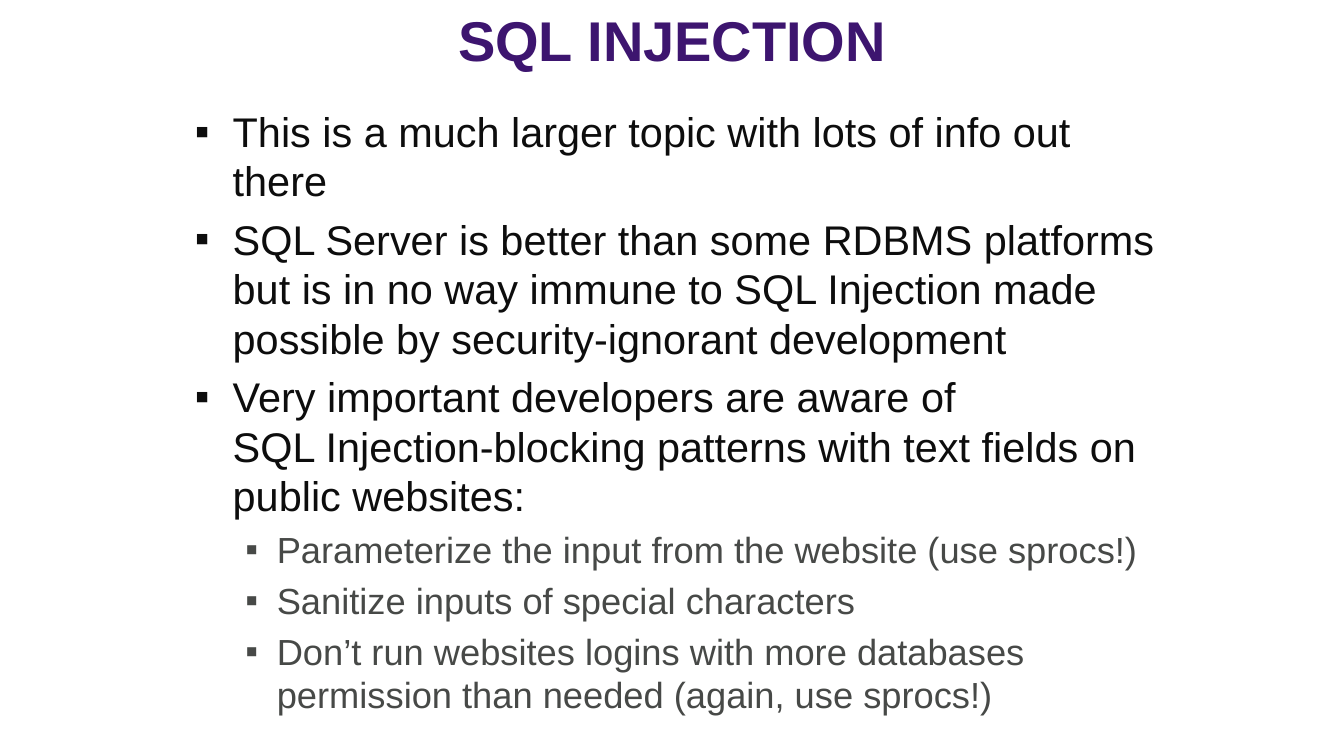
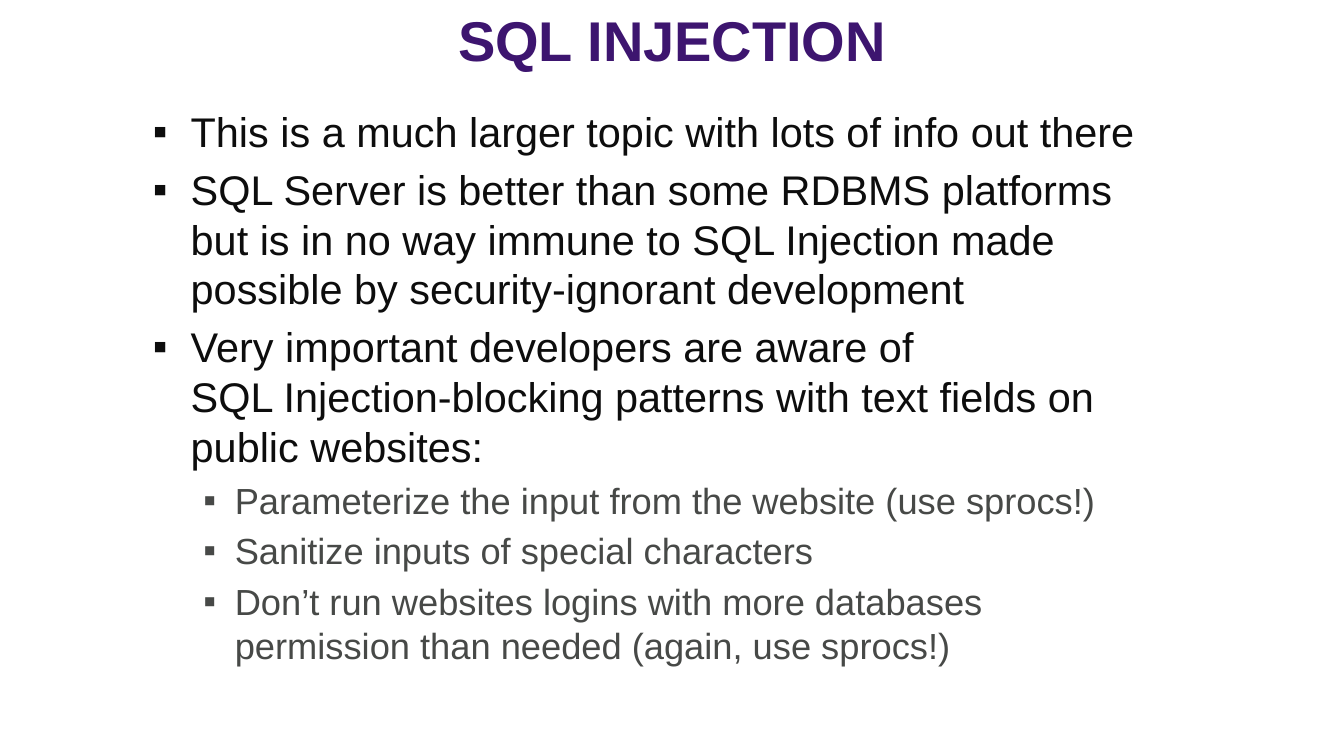
Before and after one commit to williamadba/Public-Presentations, a slide deck: slide 42 of SQLSat Dallas 2019/SQLSat Dallas 2019 SQL Security Principals and Permissions 101.pptx (slide 41 before the commit). Drawn at 1344x756 pixels with LibreOffice and Linux fonts; fonts in the diff are those of the drawing. Boxes give left, top, right and bottom in pixels: in the first picture for what was removed or moved away, otherwise in the second. Text is boxed around its words. In the diff, an @@ line names an element or a change of style, - is before the commit and + after.

```diff
--- a/SQLSat Dallas 2019/SQLSat Dallas 2019 SQL Security Principals and Permissions 101.pptx
+++ b/SQLSat Dallas 2019/SQLSat Dallas 2019 SQL Security Principals and Permissions 101.pptx
@@ text "This is a much larger ..." rewrapped from (233,117,1154,715) to (191,117,1134,665) @@
```
Also in this commit, not shown: 7 other slides changed, 1 slide added, 5 other files.
